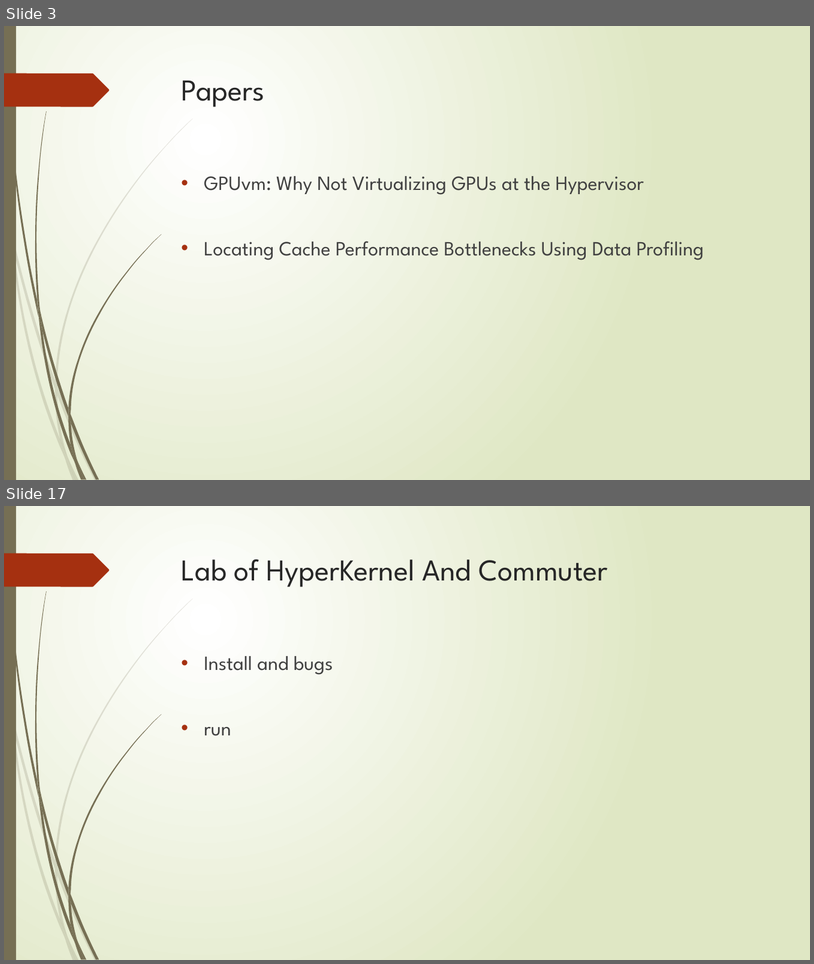
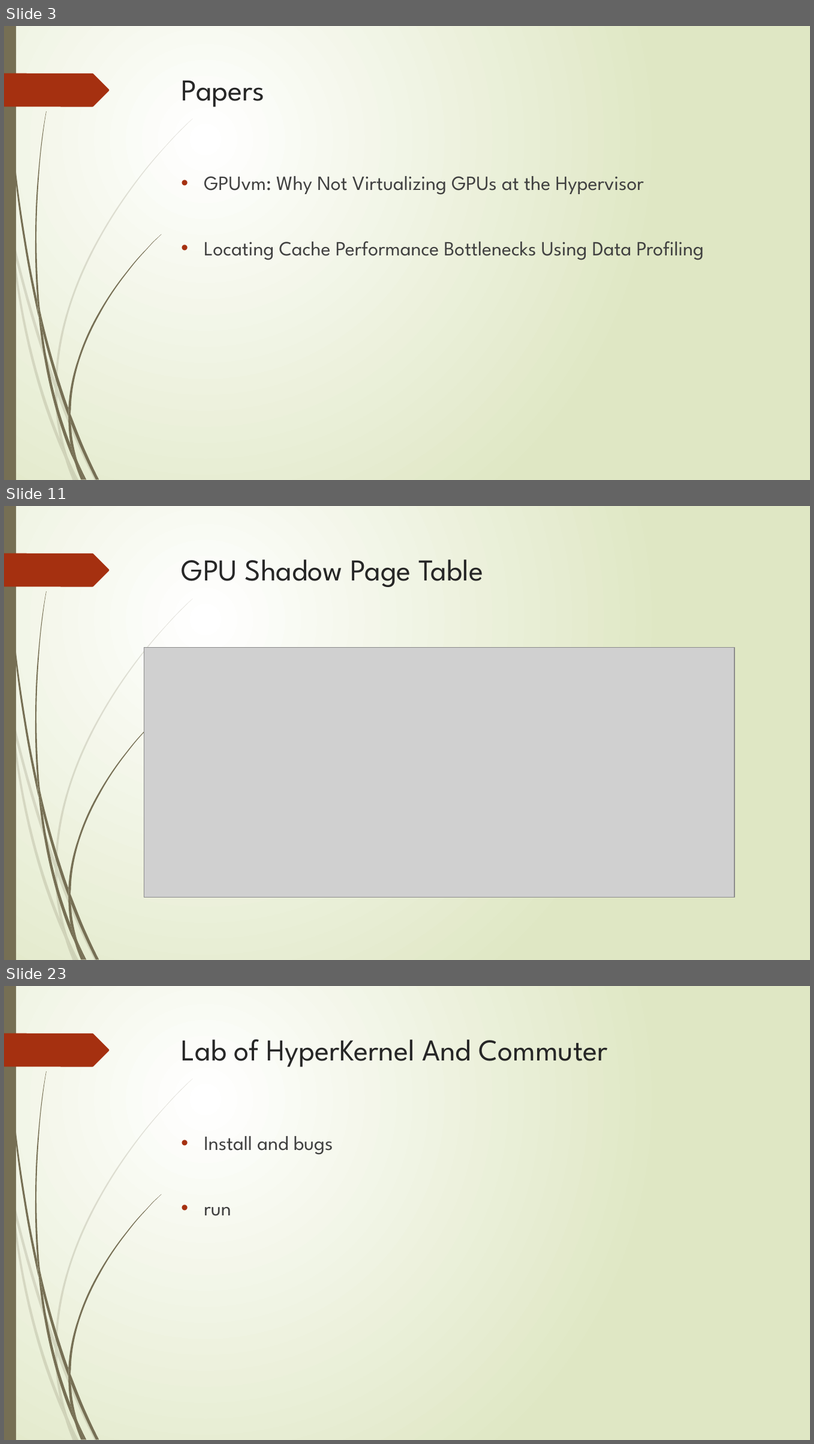
Before and after one commit to GLjun/OS_gaowei, a slide deck: 高伟.pptx. Shown one above the other, each under a label of ours: slides 3 and 17 before the commit, slides 3, 11 and 23 after it; the slides between them are not shown. The pictures are 814x964 and 814x1444 pixels, drawn with LibreOffice and Linux fonts; fonts in the diff are those of the drawing; grey boxes stand for pictures. Boxes give left, top, right and bottom in pixels: in the first picture for what was removed or moved away, otherwise in the second. Text is boxed around its words. In the diff, an @@ line names an element or a change of style, - is before the commit and + after.

```diff
--- a/高伟.pptx
+++ b/高伟.pptx
@@ slide 11 added at [4, 506, 810, 960], background gradient #FFFFFF to #DFE8C4; not listed: 24 template elements that a slide beside it also shows @@
@@ title added at [182, 559, 483, 587], 36 pt, text #262626 @@
+GPU Shadow Page Table
@@ picture added at [144, 647, 735, 897] @@
@@ what was slide 17 is now slide 23 @@
```
Also in this commit, not shown: 15 slides changed, 9 other slides added, 3 slides removed.
